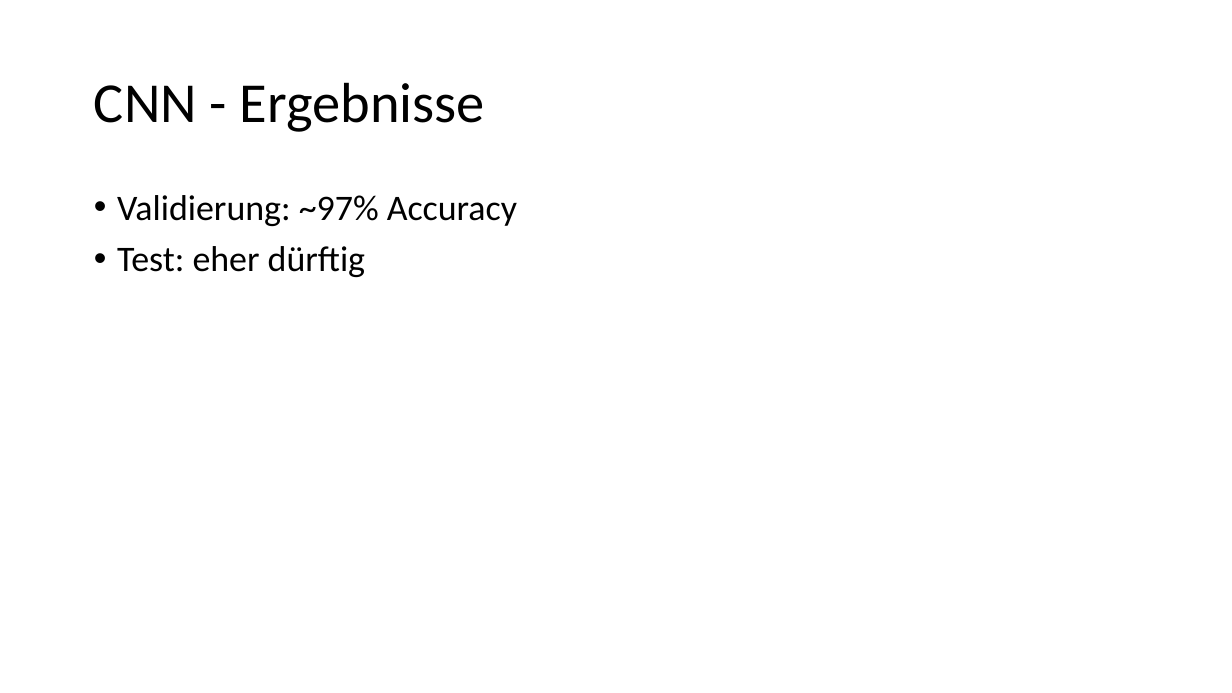
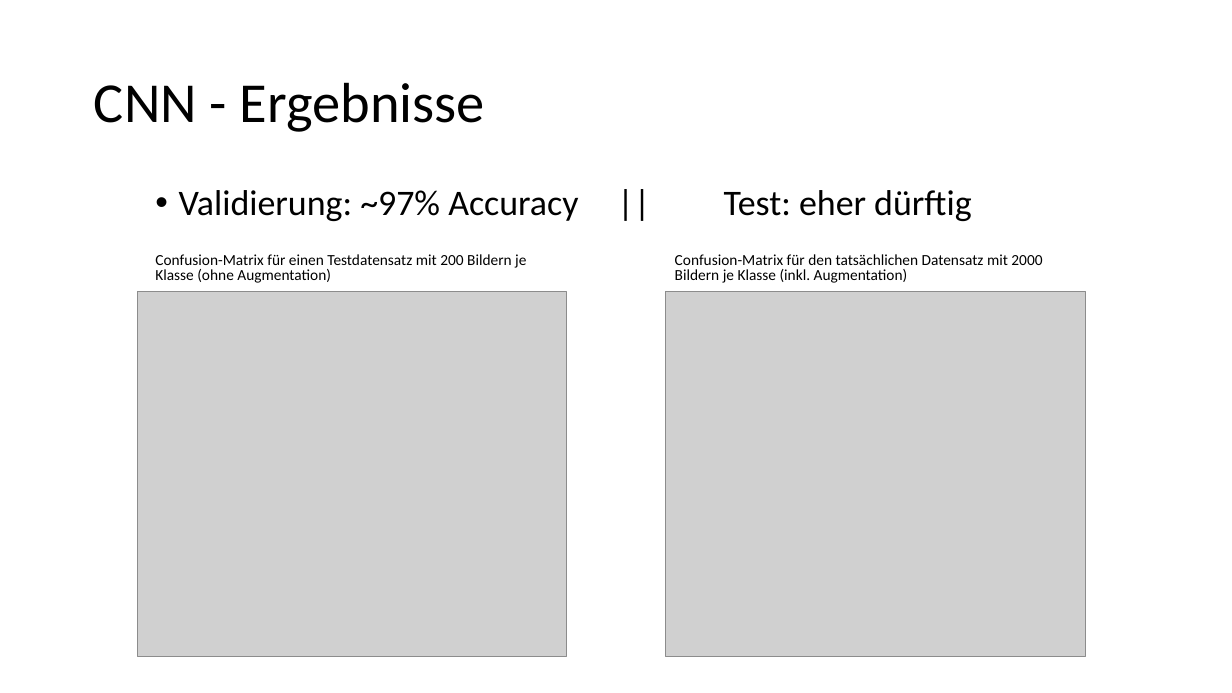
Before and after one commit to ageinpee/ComputerVision, a slide deck: slide 12 of project/Präsentation CV-Prak [Di].pptx. Drawn at 1232x693 pixels with LibreOffice and Linux fonts; fonts in the diff are those of the drawing; grey boxes stand for pictures. Boxes give left, top, right and bottom in pixels: in the first picture for what was removed or moved away, otherwise in the second. Text is boxed around its words. In the diff, an @@ line names an element or a change of style, - is before the commit and + after.

```diff
--- a/project/Präsentation CV-Prak [Di].pptx
+++ b/project/Präsentation CV-Prak [Di].pptx
@@ text at [179, 190, 971, 221]: text changed @@
-• Validierung: ~97% Accuracy
-• Test: eher dürftig
+• Validierung: ~97% Accuracy || Test: eher dürftig
@@ text added at [155, 254, 526, 283], 12 pt, text #000000 @@
+Confusion-Matrix für einen Testdatensatz mit 200 Bildern je Klasse (ohne Augmentation)
@@ text added at [675, 254, 1042, 283], 12 pt, text #000000 @@
+Confusion-Matrix für den tatsächlichen Datensatz mit 2000 Bildern je Klasse (inkl. Augmentation)
@@ picture added at [138, 292, 567, 656] @@
@@ picture added at [665, 292, 1086, 656] @@
```
Also in this commit, not shown: 5 other slides changed.
